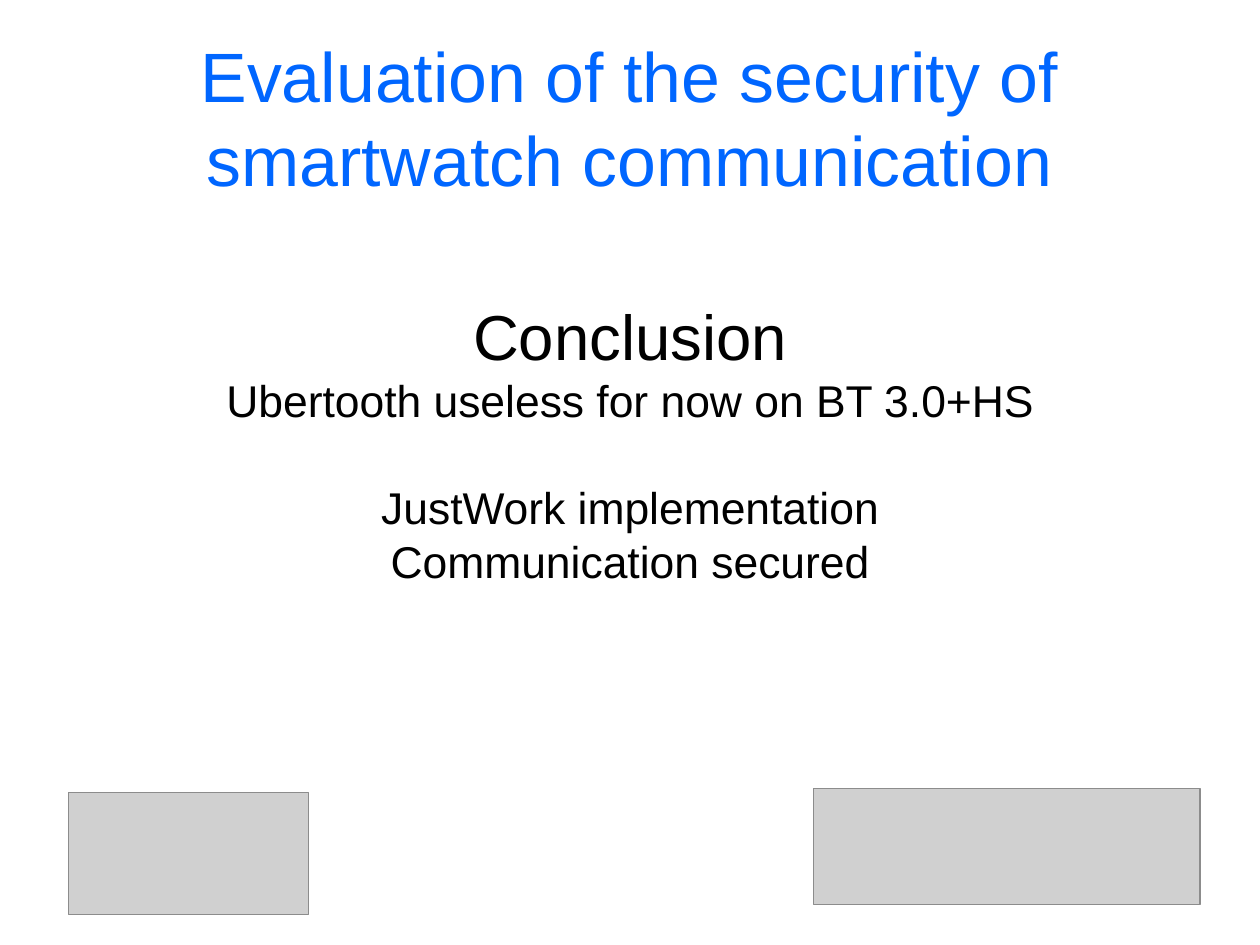
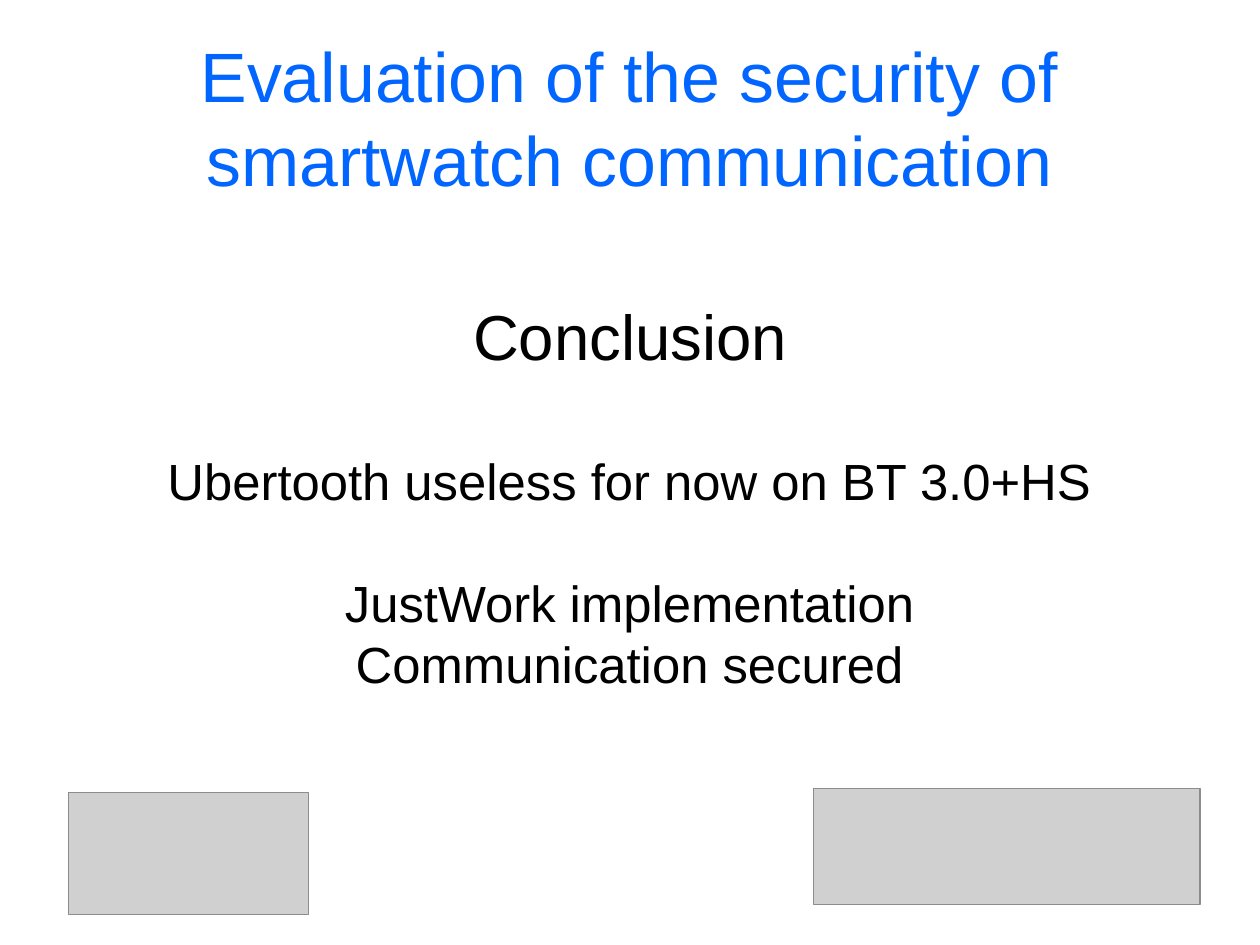
Before and after one commit to cheeseit/smartwatchers_report, a slide deck: slide 14 of presentation.odp (slide 12 before the commit). Drawn at 1260x945 pixels with LibreOffice and Linux fonts; fonts in the diff are those of the drawing; grey boxes stand for pictures. Boxes give left, top, right and bottom in pixels: in the first picture for what was removed or moved away, otherwise in the second. Text is boxed around its words. In the diff, an @@ line names an element or a change of style, - is before the commit and + after.

```diff
--- a/presentation.odp
+++ b/presentation.odp
@@ subtitle at (167, 463, 1091, 684): size 28 to 32 pt in "Ubertooth useless for now on BT 3.0+HS", "JustWork implementation", "Communication secured" @@
```
Also in this commit, not shown: 9 other slides changed, 3 slides added, 2 slides removed, 1 other file.
